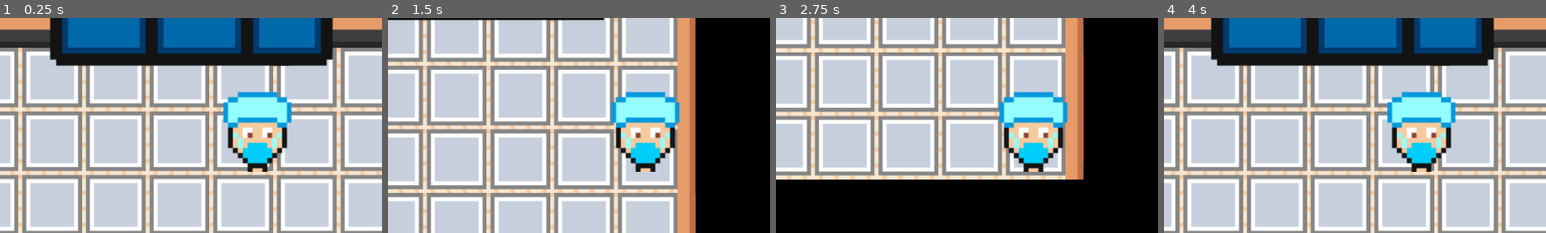
Above: before the commit, frames 1-4 (left to right).
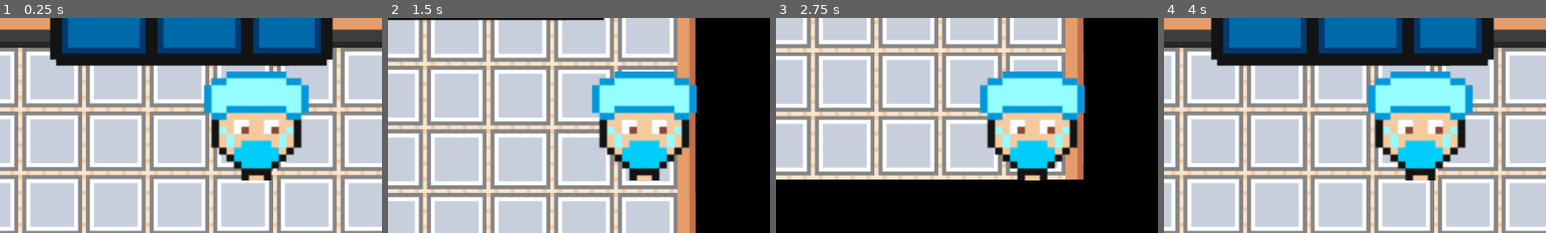
Above: after the commit, the same moments.

Repository: frankisnotademon/brainwormprom
Game: Godot game, scene res://scenes/hallway.tscn
Two runs of this game, one before a commit and one after it. Both use one fixed random seed, a clock stepped at 60 frames per second and the inputs below. This scene is started directly instead of the project's main scene.
Inputs:
- Up to frame 1 (0.25 s): no input
- Up to frame 2 (1.5 s): tap Enter at 0.5 s; hold D (east) 0.53-1.28 s; tap E (accept) at 0.6, 1.35 s; hold S (south) from 1.28 s (still down)
- Up to frame 3 (2.75 s): release S (south) at 2.03 s; hold D (east) from 2.03 s (still down); tap E (accept) at 2.1 s
- Up to frame 4 (4 s): tap E (accept) at 2.75, 2.85, 3.6 s; release D (east) at 2.78 s; hold W (north) 2.78-3.53 s; hold A (west) from 3.53 s (still down)
The pictures show only the part of the screen within x 21-71%, y 23-73%; the shares and areas given below are measured in that part.

The runs differ from the first frame. In frame 1, 9.4% of the frame differs, in the area x 53-81%, y 24-76%; in frame 2, 9.4%; in frame 3, 9.4%; in frame 4, 9.4%.

Commit message:
nurse attempt

Diff:
--- a/characters/player.tscn
+++ b/characters/player.tscn
@@ -134,8 +134,8 @@
 one_shot = true
 
 [node name="Sprite2D" type="Sprite2D" parent="CharacterBody2D"]
-position = Vector2(111.25, -7.375)
-scale = Vector2(3.70536, 3.82143)
+position = Vector2(108, -26)
+scale = Vector2(5.63839, 5.22818)
 texture = ExtResource("5_evndh")
 
 [connection signal="timeout" from="CharacterBody2D/Panel/TimeLeft/Timer" to="CharacterBody2D" method="_on_timer_timeout"]
--- a/scenes/hallway.tscn
+++ b/scenes/hallway.tscn
@@ -151,7 +151,7 @@
 size = Vector2(384.5, 1444.5)
 
 [sub_resource type="RectangleShape2D" id="RectangleShape2D_fxf57"]
-size = Vector2(584, 791)
+size = Vector2(820, 778.5)
 
 [sub_resource type="AtlasTexture" id="AtlasTexture_txc3n"]
 atlas = ExtResource("5_1k2v8")
@@ -414,10 +414,11 @@
 shape = SubResource("RectangleShape2D_frgbo")
 
 [node name="Lydia" type="Area2D" parent="."]
+position = Vector2(104, 227)
 script = ExtResource("6_txc3n")
 
 [node name="CollisionShape2D" type="CollisionShape2D" parent="Lydia"]
-position = Vector2(2807, -844)
+position = Vector2(2925, -850.25)
 shape = SubResource("RectangleShape2D_fxf57")
 
 [node name="Sprite2D" type="Sprite2D" parent="Lydia"]
Not shown, changed: index.html
Not shown, changed: index.pck
